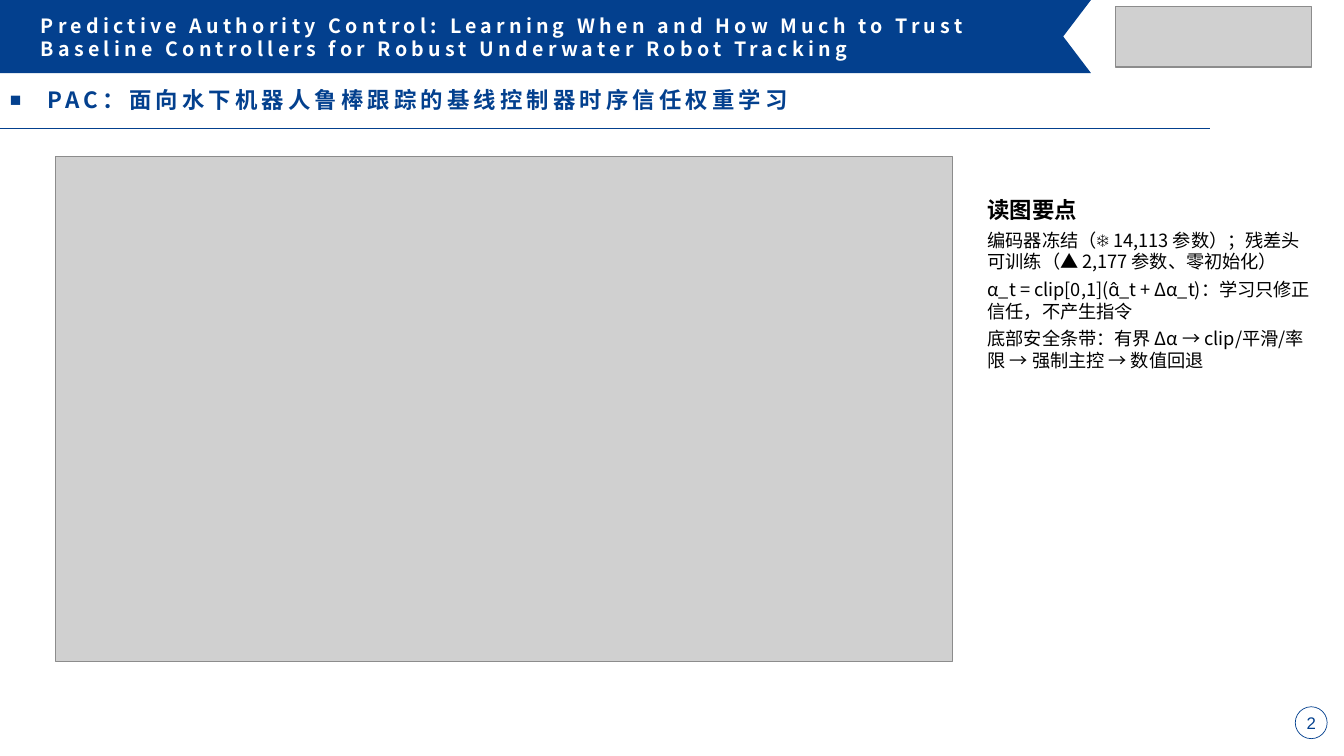
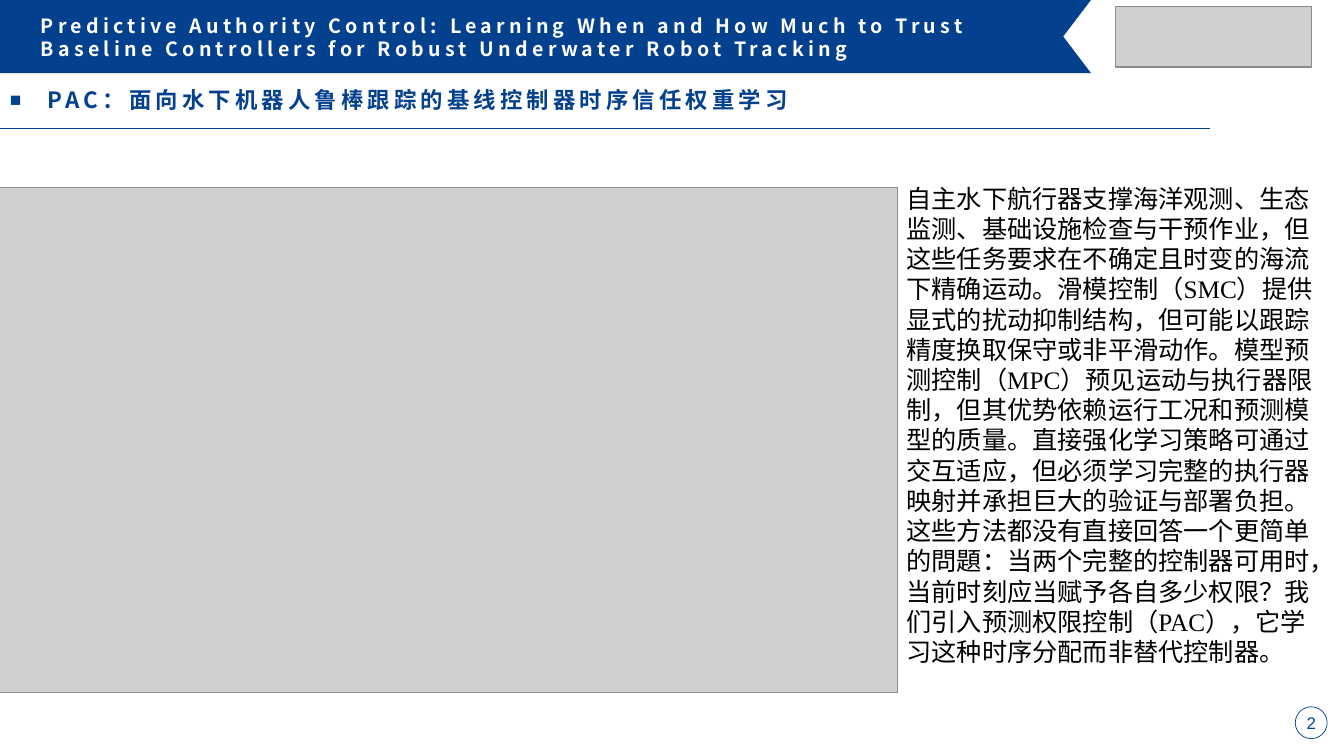
Before and after one commit to Jiacheng-Tian/predictive-authority-control, a slide deck: slide 2 of paper/PAC_组会答辩_完整版.pptx. Drawn at 1344x756 pixels with LibreOffice and Linux fonts; fonts in the diff are those of the drawing; grey boxes stand for pictures. Boxes give left, top, right and bottom in pixels: in the first picture for what was removed or moved away, otherwise in the second. Text is boxed around its words. In the diff, an @@ line names an element or a change of style, - is before the commit and + after.

```diff
--- a/paper/PAC_组会答辩_完整版.pptx
+++ b/paper/PAC_组会答辩_完整版.pptx
@@ picture: place and size @@
-picture at (55, 156, 953, 661)
+picture at (0, 188, 897, 693)
@@ text added at (906, 186, 1334, 663), 18 pt, text #000000 @@
+自主水下航行器支撑海洋观测、生态监测、基础设施检查与干预作业，但这些任务要求在不确定且时变的海流下精确运动。滑模控制（SMC）提供显式的扰动抑制结构，但可能以跟踪精度换取保守或非平滑动作。模型预测控制（MPC）预见运动与执行器限制，但其优势依赖运行工况和预测模型的质量。直接强化学习策略可通过交互适应，但必须学习完整的执行器映射并承担巨大的验证与部署负担。这些方法都没有直接回答一个更简单的問題：当两个完整的控制器可用时，当前时刻应当赋予各自多少权限？我们引入预测权限控制（PAC），它学习这种时序分配而非替代控制器。
@@ text removed at (988, 199, 1310, 369) @@
-读图要点
-编码器冻结（❄ 14,113 参数）；残差头可训练（▲ 2,177 参数、零初始化）
-α_t = clip[0,1](α̂_t + Δα_t)：学习只修正信任，不产生指令
-底部安全条带：有界 Δα → clip/平滑/率限 → 强制主控 → 数值回退
```
Also in this commit, not shown: 13 other slides changed, 1 slide removed.
